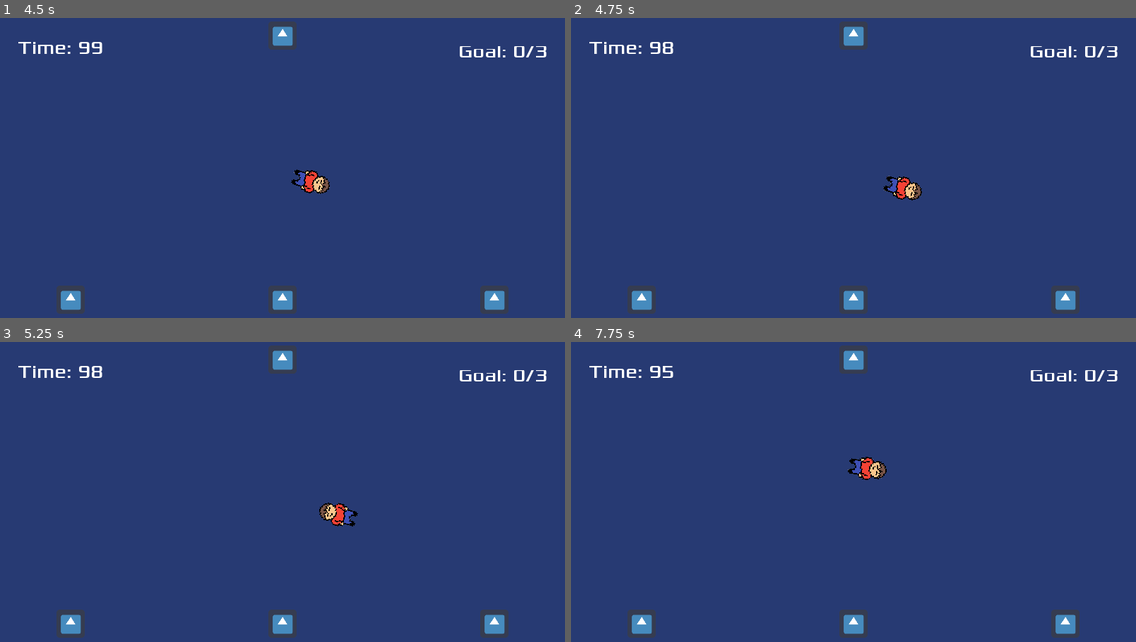
Above: before the commit, frames 1-4 (two rows, left to right).
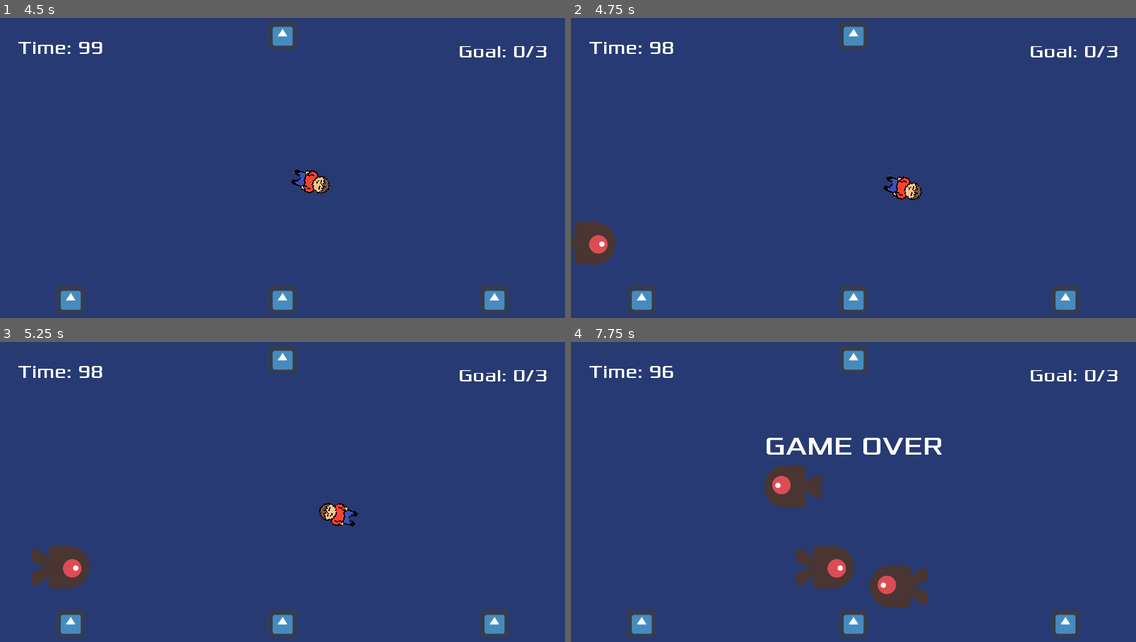
Above: after the commit, the same moments.

Repository: AlgionSan/GJ-Demo-2.0
Game: Godot game, scene res://scenes/Main.tscn
Two runs of this game, one before a commit and one after it. Both use one fixed random seed, a clock stepped at 60 frames per second and the inputs below. The engine's default icon, where the game draws it, is replaced by a stand-in: a white triangle on a blue panel in a dark square.
Inputs (mouse positions are in pixels of both pictures, inside the frame that each line leads up to):
- Up to frame 1 (4.5 s): click "Play" at 0.5 s; move the mouse to (406, 162) at 1.27 s; tap E (interact) every 0.75 s from 1.35 to 4.35 s; move the mouse to (169, 192) at 2.02 s; move the mouse to (339, 108) at 2.77 s; move the mouse to (254, 240) at 3.52 s; move the mouse to (452, 225) at 4.27 s
- Up to frame 2 (4.75 s): no input
- Up to frame 3 (5.25 s): move the mouse to (113, 453) at 5.02 s; tap E (interact) at 5.1 s
- Up to frame 4 (7.75 s): move the mouse to (881, 501) at 5.77 s; tap E (interact) at 5.85, 6.6, 7.35 s; move the mouse to (768, 420) at 6.52 s; move the mouse to (977, 486) at 7.27 s

Frame 1 is identical in both runs. In frame 2, 0.9% of the frame differs, in the area x 0-8%, y 68-83%; in frame 3, 1.2%; in frame 4, 4.7%, in the area x 16-66%, y 7-89%.

Commit message:
Game Functionalities is DOne
complete just change the assets

Diff:
--- a/scenes/Main.tscn
+++ b/scenes/Main.tscn
@@ -1,12 +1,24 @@
-[gd_scene load_steps=5 format=2]
+[gd_scene load_steps=8 format=2]
 
 [ext_resource path="res://scenes/Player.tscn" type="PackedScene" id=1]
 [ext_resource path="res://scripts/Main.gd" type="Script" id=2]
 [ext_resource path="res://scenes/HUD.tscn" type="PackedScene" id=3]
 [ext_resource path="res://scenes/Interactable.tscn" type="PackedScene" id=4]
+[ext_resource path="res://scenes/Mob.tscn" type="PackedScene" id=5]
+
+[sub_resource type="Curve2D" id=1]
+_data = {
+"points": PoolVector2Array( 0, 0, 0, 0, 0, 156.667, 0, 0, 0, 0, 0, 560 )
+}
+
+[sub_resource type="Curve2D" id=2]
+_data = {
+"points": PoolVector2Array( 0, 0, 0, 0, 1280, 120, 0, 0, 0, 0, 1280, 560 )
+}
 
 [node name="Main" type="Node"]
 script = ExtResource( 2 )
+mob_scene = ExtResource( 5 )
 
 [node name="ColorRect" type="ColorRect" parent="."]
 anchor_right = 1.0
@@ -52,8 +64,29 @@
 interact_type = "return_to_ship"
 interact_value = "You Return To Ship"
 
+[node name="MobLeftPath" type="Path2D" parent="."]
+position = Vector2( 0, -50.9091 )
+scale = Vector2( 1, 1.09091 )
+curve = SubResource( 1 )
+
+[node name="LeftSpawnLocation" type="PathFollow2D" parent="MobLeftPath"]
+position = Vector2( 0, 156.667 )
+rotation = 1.5708
+
+[node name="MobRightPath" type="Path2D" parent="."]
+curve = SubResource( 2 )
+
+[node name="RightSpawnLocation" type="PathFollow2D" parent="MobRightPath"]
+position = Vector2( 1280, 120.002 )
+rotation = 1.5708
+offset = 0.00302124
+
+[node name="MobTimer" type="Timer" parent="."]
+
 [connection signal="game_new_game" from="." to="Player" method="_on_Main_game_new_game"]
 [connection signal="game_not_running" from="." to="Player" method="_on_Main_game_not_running"]
+[connection signal="hit" from="Player" to="." method="game_over"]
 [connection signal="photograph" from="Player" to="." method="_on_Player_photograph"]
 [connection signal="return_ship" from="Player" to="." method="_on_Player_return_ship"]
 [connection signal="start_game" from="HUD" to="." method="new_game"]
+[connection signal="timeout" from="MobTimer" to="." method="_on_MobTimer_timeout"]
--- a/scenes/Mob.tscn
+++ b/scenes/Mob.tscn
@@ -17,6 +17,7 @@
 height = 36.0
 
 [node name="Mob" type="RigidBody2D" groups=["mobs"]]
+collision_mask = 0
 gravity_scale = 0.0
 script = ExtResource( 3 )
 
--- a/scenes/Player.tscn
+++ b/scenes/Player.tscn
@@ -25,7 +25,7 @@
 [node name="Player" type="Area2D"]
 z_index = 1
 collision_layer = 0
-collision_mask = 2
+collision_mask = 3
 monitorable = false
 script = ExtResource( 2 )
 
@@ -56,3 +56,4 @@
 
 [connection signal="area_entered" from="." to="." method="_on_Player_area_entered"]
 [connection signal="area_exited" from="." to="." method="_on_Player_area_exited"]
+[connection signal="body_entered" from="." to="." method="_on_Player_body_entered"]
--- a/scripts/Main.gd
+++ b/scripts/Main.gd
@@ -3,7 +3,9 @@
 signal game_not_running
 signal game_new_game
 
+export (PackedScene) var mob_scene
 export var oxygenTimer : float = 100.0
+
 
 var game_running: bool = false
 
@@ -12,28 +14,35 @@
 	emit_signal("game_new_game")
 	oxygenTimer = 100
 	var goal = 0
+
 	$HUD.update_time(oxygenTimer)
 	$HUD.update_goal(goal)
+	get_tree().call_group("mobs", "queue_free")
 	$Player.start($StartPosition.position)
 
 	$StartTimer.start()
+
 	$HUD.show_message("Photograph The Beauty Of The Ocean")
 	yield($StartTimer, "timeout")
 	game_running= true
 	#spawn mobs after timeout
+	$MobTimer.start()
 
 func game_over():
 	$Player.destroy_itself()
 	set_process(false)
 	game_running = false
+	$MobTimer.stop()
 	$HUD.show_game_over()
+
 
 func game_win():
 	set_process(false)
 	game_running = false
 	emit_signal("game_not_running")
+	$MobTimer.stop()
 	$HUD.show_game_win()
-	pass
+
 
 # Called when the node enters the scene tree for the first time.
 func _ready():
@@ -67,3 +76,33 @@
 
 func _on_Player_return_ship(goal):
 	end_game(goal) # Replace with function body.
+
+
+func _on_MobTimer_timeout():
+	var mob_spawn_left = $MobLeftPath/LeftSpawnLocation
+	var mob_spawn_right = $MobRightPath/RightSpawnLocation
+	var mob = mob_scene.instance()
+	add_child(mob)
+
+	var spawn_on_left = randi() % 2 == 0
+	var direction
+
+
+	mob_spawn_left.unit_offset = randf()
+	mob_spawn_right.unit_offset = randf()
+
+	if spawn_on_left:
+		mob.position = mob_spawn_left.position
+		direction = mob_spawn_left.rotation - PI / 2
+
+		mob.rotation = direction
+
+	else:
+		mob.position = mob_spawn_right.position
+		direction = mob_spawn_right.rotation + PI / 2
+
+		mob.rotation = direction
+
+	#movement
+	var velocity = Vector2(rand_range(mob.min_speed, mob.max_speed), 0)
+	mob.linear_velocity = velocity.rotated(direction)
--- a/scripts/Mob.gd
+++ b/scripts/Mob.gd
@@ -1,8 +1,8 @@
 extends RigidBody2D
 
 
-export var min_speed = 100.0
-export var max_speed = 300.0
+export var min_speed = 200.0
+export var max_speed = 500.0
 
 func _ready():
 
--- a/scripts/Player.gd
+++ b/scripts/Player.gd
@@ -2,6 +2,7 @@
 
 signal photograph
 signal return_ship
+signal hit
 
 
 var speed = 200
@@ -110,3 +111,12 @@
 	set_process(true) # Replace with function body.
 	marineLifeCount = 0
 	photographed_objects.clear()
+
+
+
+
+
+func _on_Player_body_entered(body):
+	hide()
+	$CollisionShape2D.set_deferred("disabled",true)
+	emit_signal("hit")
